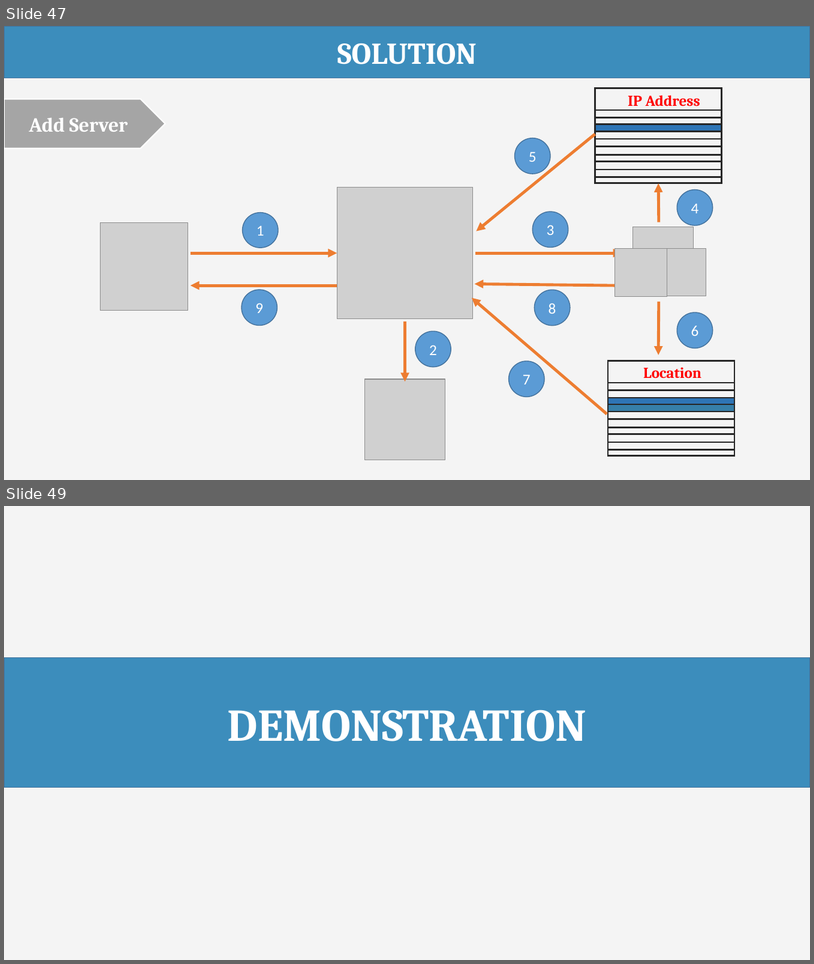
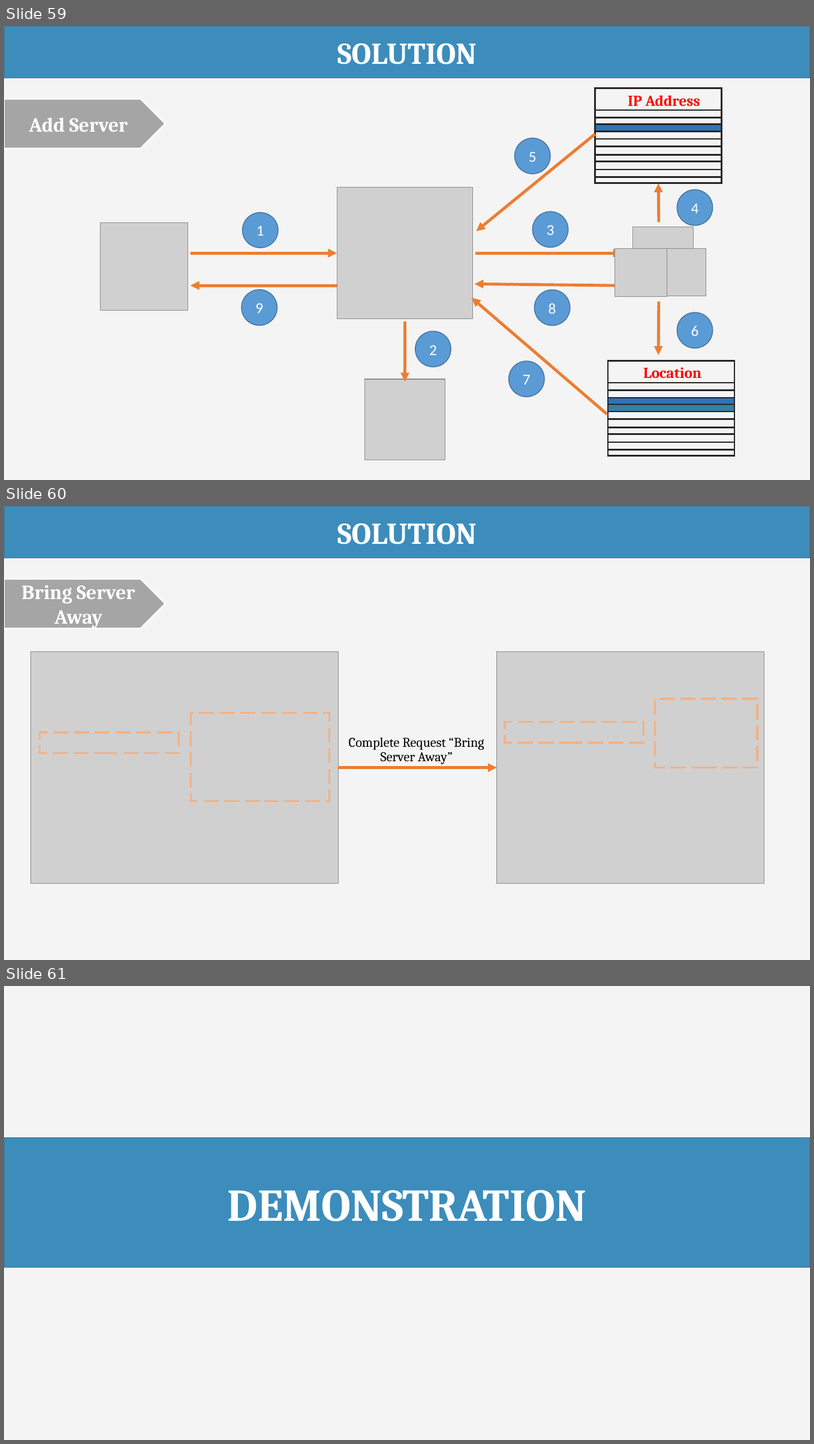
Before and after one commit to haltt051093/IMS-datacenter, a slide deck: Document/Presentation/IMS_20160408_Presentation.pptx. Shown one above the other, each under a label of ours: slides 47 and 49 before the commit, slides 59, 60 and 61 after it; the slides between them are not shown. The pictures are 814x964 and 814x1444 pixels, drawn with LibreOffice and Linux fonts; fonts in the diff are those of the drawing; grey boxes stand for pictures. Boxes give left, top, right and bottom in pixels: in the first picture for what was removed or moved away, otherwise in the second. Text is boxed around its words. In the diff, an @@ line names an element or a change of style, - is before the commit and + after.

```diff
--- a/Document/Presentation/IMS_20160408_Presentation.pptx
+++ b/Document/Presentation/IMS_20160408_Presentation.pptx
@@ slide 60 added at [4, 506, 810, 960], background #F4F4F4 @@
@@ rectangle added at [4, 506, 810, 558], fill #3C8DBC, outline #43739E 1 pt, 36 pt, text #FFFFFF, bold @@
+SOLUTION
@@ pentagon arrow added at [4, 579, 165, 629], fill #A5A5A5, outline #FFFFFF 1.5 pt, 24 pt, text #FFFFFF, bold @@
+Bring Server Away
@@ picture added at [30, 652, 339, 883] @@
@@ picture added at [497, 652, 765, 883] @@
@@ rectangle added at [656, 699, 758, 768], outline #F4B183 2.25 pt dashed @@
@@ rectangle added at [191, 713, 330, 801], outline #F4B183 2.25 pt dashed @@
@@ rectangle added at [39, 732, 179, 753], outline #F4B183 2.25 pt dashed @@
@@ text added at [349, 737, 485, 764], 16 pt, text #000000 @@
+Complete Request “Bring Server Away”
@@ rectangle added at [505, 722, 644, 742], outline #F4B183 2.25 pt dashed @@
@@ arrow added from (339, 768) to (497, 768), #ED7D31 3.5 pt @@
@@ what was slide 47 is now slide 59 @@
@@ what was slide 49 is now slide 61 @@
```
Also in this commit, not shown: 10 slides changed, 11 other slides added, 6 other files.
